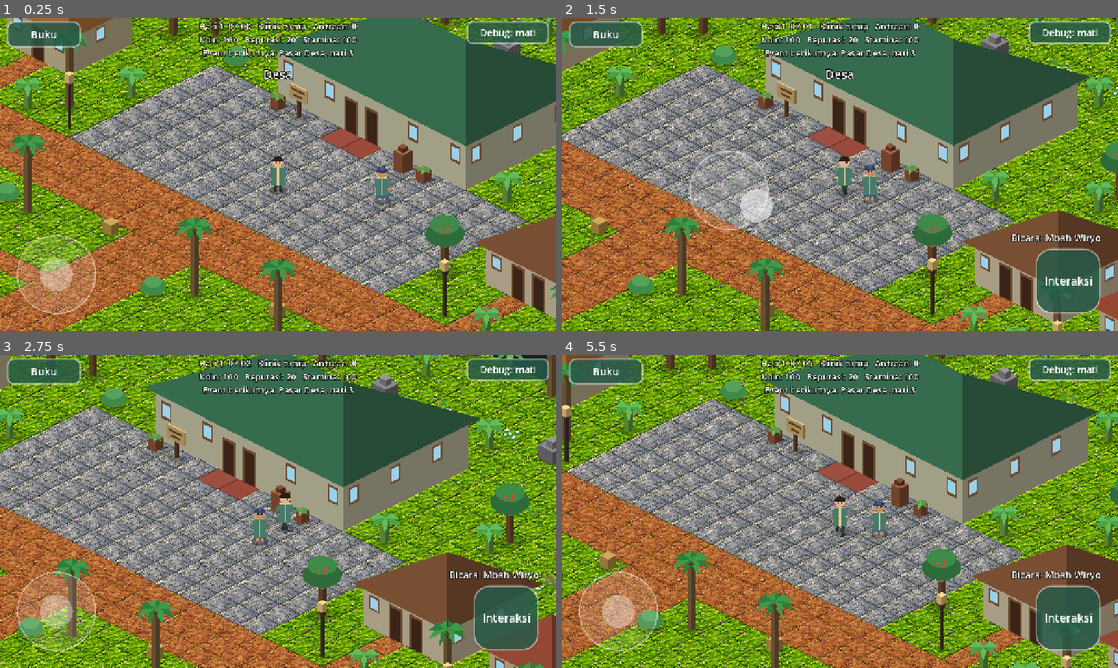
Above: before the commit, frames 1-4 (two rows, left to right).
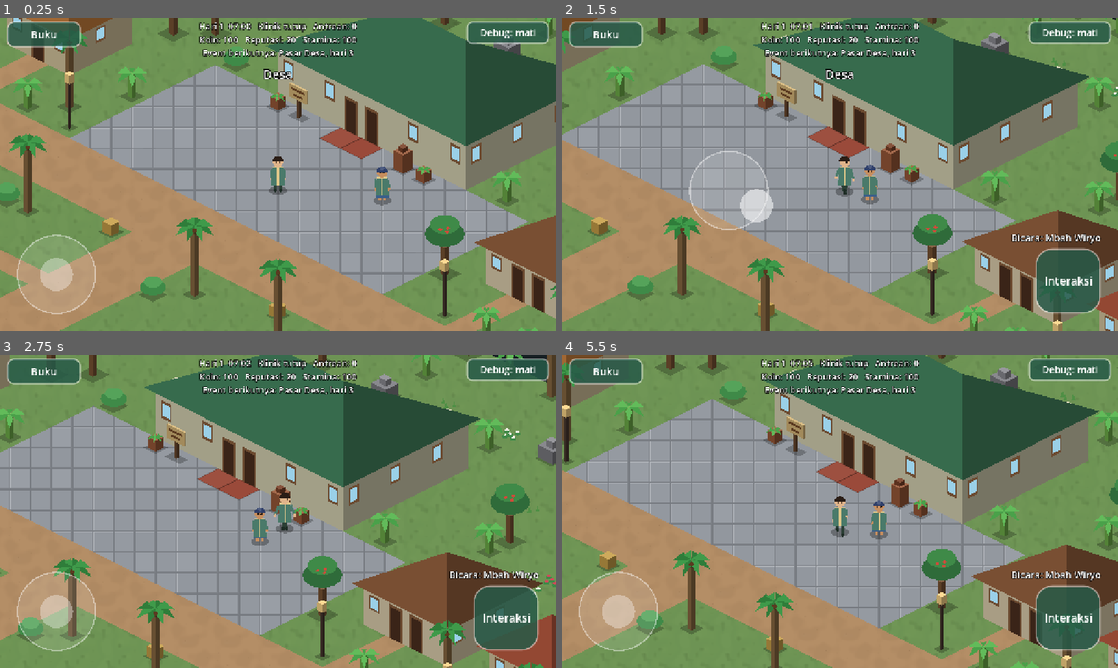
Above: after the commit, the same moments.

Repository: hadydaw/tabib-tradisional
Game: Godot game, scene res://scenes/world/game_world.tscn
The game is run twice, just before and just after one commit, with the same random seed, the same clock (stepped at 60 frames per second) and the same inputs.
Inputs (mouse positions are in pixels of both pictures, inside the frame that each line leads up to):
- Up to frame 1 (0.25 s): no input
- Up to frame 2 (1.5 s): tap Enter (ui_accept) at 0.5, 0.77 s; move the mouse to (962, 158) at 0.52 s; hold Right (ui_right) 0.53-1.25 s; click (962, 158) at 0.67 s; drag from (728, 190) to (812, 237) at 1.27 s
- Up to frame 3 (2.75 s): move the mouse to (333, 442) at 2.02 s; hold Right (ui_right) from 2.03 s (still down)
- Up to frame 4 (5.5 s): release Right (ui_right) at 2.75 s; drag from (812, 574) to (673, 464) at 2.77 s; move the mouse to (1006, 558) at 3.52 s; hold Left (ui_left) 3.53-4.25 s; tap Enter (ui_accept) at 3.77 s; drag from (673, 464) to (756, 433) at 4.27 s; move the mouse to (867, 511) at 5.02 s; hold Down (ui_down) from 5.03 s (still down); click (867, 511) at 5.17 s

The runs differ from the first frame. In frame 1, 58% of the frame differs, in the area x 0-100%, y 0-100%; in frame 2, 55%; in frame 3, 53%; in frame 4, 56%.

Commit message:
Tile CGI stylized (versi tenang): tekstur prosedural 128px, UV dunia berulang
Co-Authored-By: Claude Haiku 5.5 <noreply@anthropic.com>
Claude-Session: https://claude.ai/code/session_011EntzYKGwFU1FX7pvc1uqi

Diff:
--- a/game/features/world/iso_ground_map_view.gd
+++ b/game/features/world/iso_ground_map_view.gd
@@ -18,6 +18,8 @@
 
 
 func _ready() -> void:
+	# Tekstur lantai berulang agar UV dunia (di luar 0-1) tetap menampilkan tekstur.
+	texture_repeat = CanvasItem.TEXTURE_REPEAT_ENABLED
 	for kind in range(TileKinds.COUNT):
 		if TileKinds.TEXTURES.has(kind):
 			var tm: ArrayMesh = IsoMapMeshes.textured_fill_mesh(map, tile, kind)
--- a/game/features/world/iso_map_meshes.gd
+++ b/game/features/world/iso_map_meshes.gd
@@ -48,6 +48,10 @@
 
 
 ## Mesh bertekstur untuk satu jenis tile: setiap sel mendapat UV dari kotak layarnya (diamond mengisi kotak).
+## Satu periode tekstur (piksel layar) = satu ulangan tekstur 128x128.
+const TEXTURE_WORLD_PERIOD: Vector2 = Vector2(64, 64)
+
+
 static func textured_fill_mesh(map: GroundMap, tile: Vector2, kind: int) -> ArrayMesh:
 	var verts := PackedVector2Array()
 	var uvs := PackedVector2Array()
@@ -57,15 +61,10 @@
 			if map.kind_at(Vector2i(x, y)) != kind:
 				continue
 			var q: PackedVector2Array = IsoMeshes.tile_corners(x, y, tile)
-			var mn: Vector2 = q[0]
-			var mx: Vector2 = q[0]
-			for p in q:
-				mn = mn.min(p)
-				mx = mx.max(p)
-			var size: Vector2 = mx - mn
 			for idx: int in [0, 1, 2, 0, 2, 3]:
 				verts.append(q[idx])
-				uvs.append((q[idx] - mn) / size)
+				# UV mengikuti koordinat layar dunia, sehingga tekstur menyambung antar-sel.
+				uvs.append(q[idx] / TEXTURE_WORLD_PERIOD)
 				cols.append(Color(1, 1, 1, 1))
 	if verts.is_empty():
 		return null
Binary file changed: game/assets/tiles/tile_air.png
Binary file changed: game/assets/tiles/tile_batu.png
Binary file changed: game/assets/tiles/tile_rumput.png
Binary file changed: game/assets/tiles/tile_tanah.png
